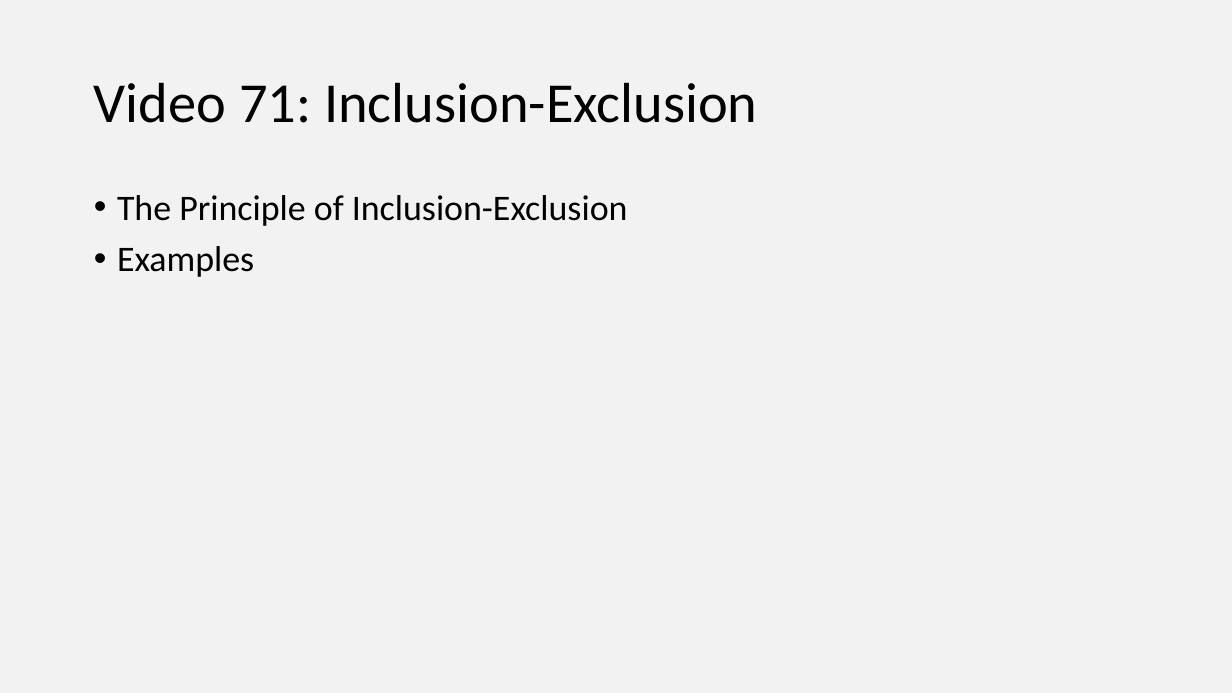
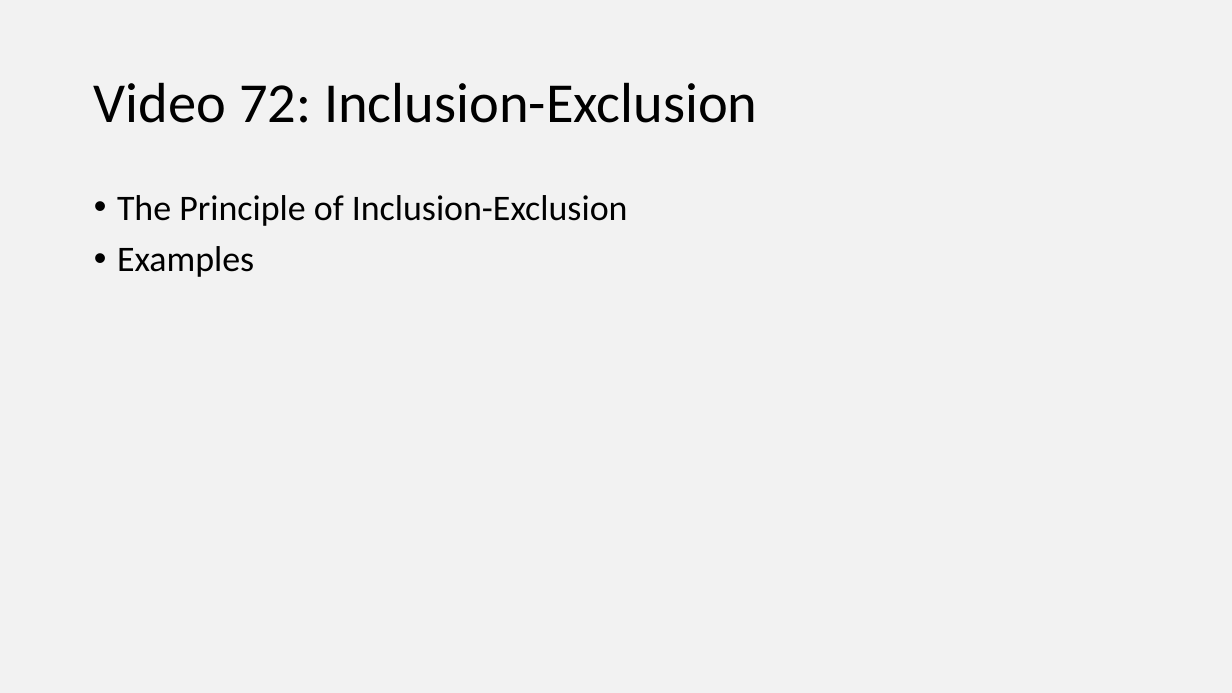
Before and after one commit to LSIR/AICC-I, a slide deck: slide 54 of Lectures/Week 11/11. Advanced Counting.pptx. Drawn at 1232x693 pixels with LibreOffice and Linux fonts; fonts in the diff are those of the drawing. Boxes give left, top, right and bottom in pixels: in the first picture for what was removed or moved away, otherwise in the second. Text is boxed around its words. In the diff, an @@ line names an element or a change of style, - is before the commit and + after.

```diff
--- a/Lectures/Week 11/11. Advanced Counting.pptx
+++ b/Lectures/Week 11/11. Advanced Counting.pptx
@@ title at [94,82,757,123]: text changed @@
-Video 71: Inclusion-Exclusion
+Video 72: Inclusion-Exclusion
```
Also in this commit, not shown: 9 other slides changed, 1 slide added, 7 slides removed, 1 other file.
